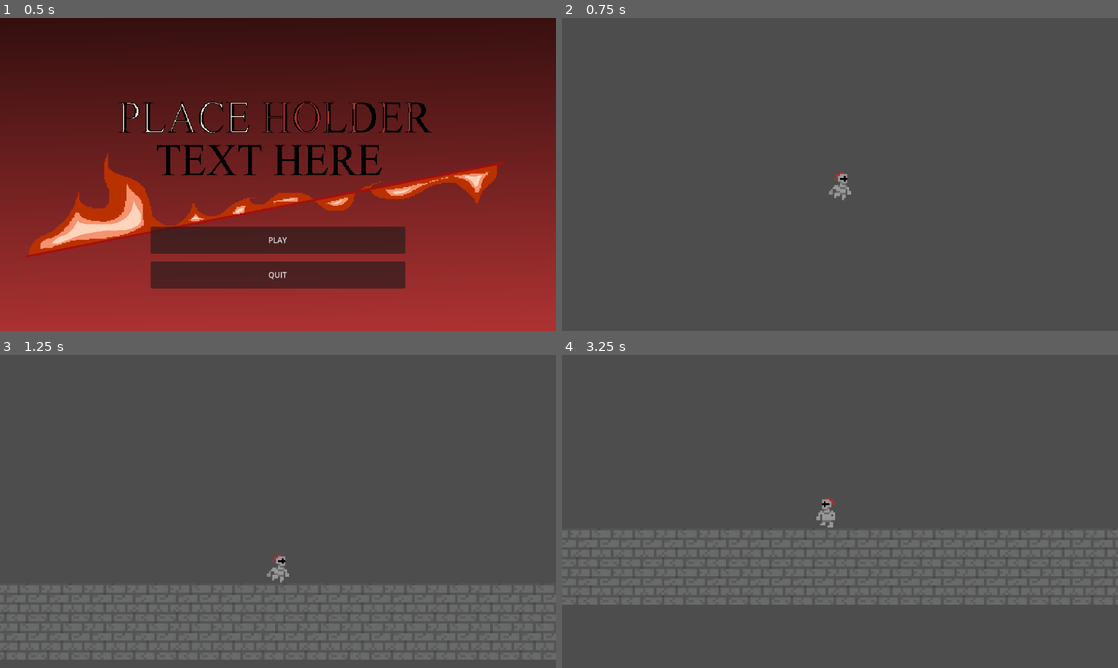
Above: before the commit, frames 1-4 (two rows, left to right).
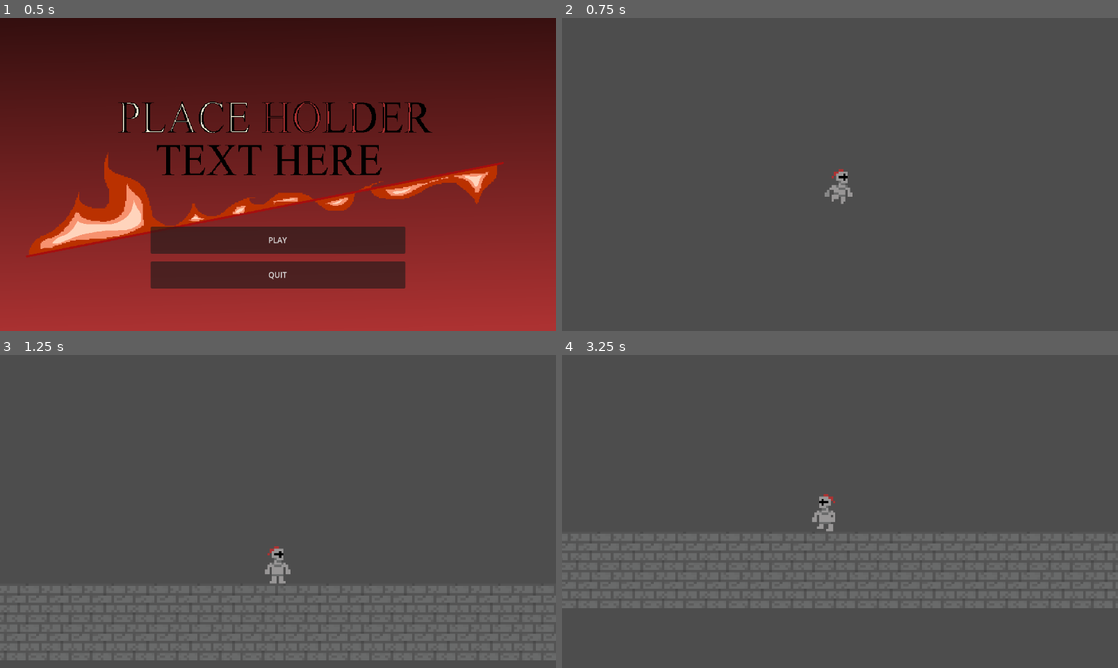
Above: after the commit, the same moments.

Repository: Owen-Harper25/Hollow-Clone
Game: Godot game, scene res://Scenes/title_screen_gui.tscn
Same seed, same stepped clock (60 frames per second), same inputs: the game is played once before the commit and once after it.
Inputs:
- Up to frame 1 (0.5 s): no input
- Up to frame 2 (0.75 s): click "PLAY" at 0.5 s
- Up to frame 3 (1.25 s): no input
- Up to frame 4 (3.25 s): hold D (right) 1.28-2.78 s; tap Shift (sprint) at 1.35, 2.1, 2.85 s; tap Space (jump) at 1.52, 2.27 s; hold A (left) from 2.78 s (still down)

Frame 1 is identical in both runs. In frame 2, 0.2% of the frame differs, in the area x 47-53%, y 48-60%; in frame 3, 0.5%; in frame 4, 1.6%, in the area x 0-100%, y 44-81%.

Commit message:
Adjusted Scalling

Diff:
--- a/Scenes/player.tscn
+++ b/Scenes/player.tscn
@@ -4,8 +4,8 @@
 [ext_resource type="Texture2D" uid="uid://d37dmp26mfjr6" path="res://Assets/Sprites/Man.png" id="2_onrkg"]
 
 [sub_resource type="CapsuleShape2D" id="CapsuleShape2D_hqtel"]
-radius = 1.0
-height = 4.666667
+radius = 0.79999995
+height = 4.7999997
 
 [sub_resource type="Animation" id="Animation_onrkg"]
 resource_name = "Fall"
@@ -109,20 +109,19 @@
 }
 
 [node name="Player" type="CharacterBody2D"]
-scale = Vector2(4, 4)
+scale = Vector2(5, 5)
 collision_layer = 3
 collision_mask = 3
 script = ExtResource("1_onrkg")
 
 [node name="Sprite2D" type="Sprite2D" parent="."]
-position = Vector2(-2.2737368e-13, 0)
+position = Vector2(-0.2, 0)
 scale = Vector2(0.3203125, 0.3203125)
 texture = ExtResource("2_onrkg")
 hframes = 7
 
 [node name="CollisionShape2D" type="CollisionShape2D" parent="."]
-visible = false
-position = Vector2(0, 0.33333334)
+position = Vector2(0, 0.2)
 shape = SubResource("CapsuleShape2D_hqtel")
 
 [node name="AnimationPlayer" type="AnimationPlayer" parent="."]
@@ -134,7 +133,22 @@
 wait_time = 0.1
 
 [node name="Feet" type="Marker2D" parent="."]
+visible = false
 position = Vector2(0, 2.6666667)
 scale = Vector2(0.33333334, 0.33333334)
 
+[node name="Directions" type="Node2D" parent="."]
+
+[node name="Marker2D" type="Marker2D" parent="Directions"]
+position = Vector2(2, 0)
+
+[node name="Marker2D2" type="Marker2D" parent="Directions"]
+position = Vector2(0, -2)
+
+[node name="Marker2D3" type="Marker2D" parent="Directions"]
+position = Vector2(-2, 0)
+
+[node name="Marker2D4" type="Marker2D" parent="Directions"]
+position = Vector2(0, 2.75)
+
 [connection signal="timeout" from="ParticleTimer" to="." method="_on_particle_timer_timeout"]
